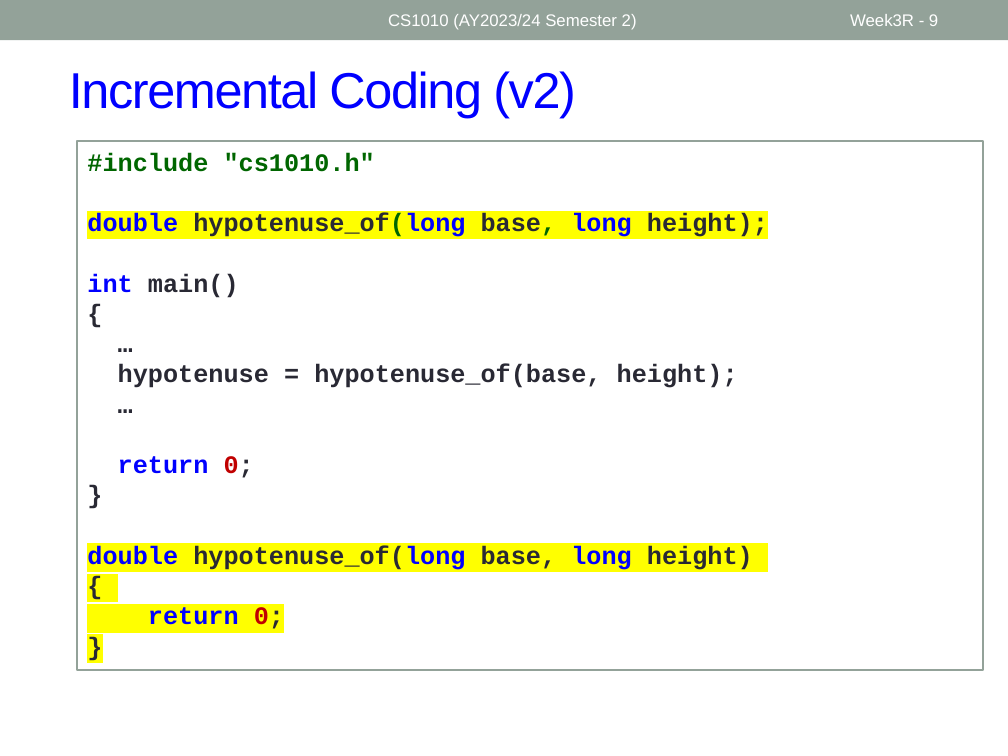
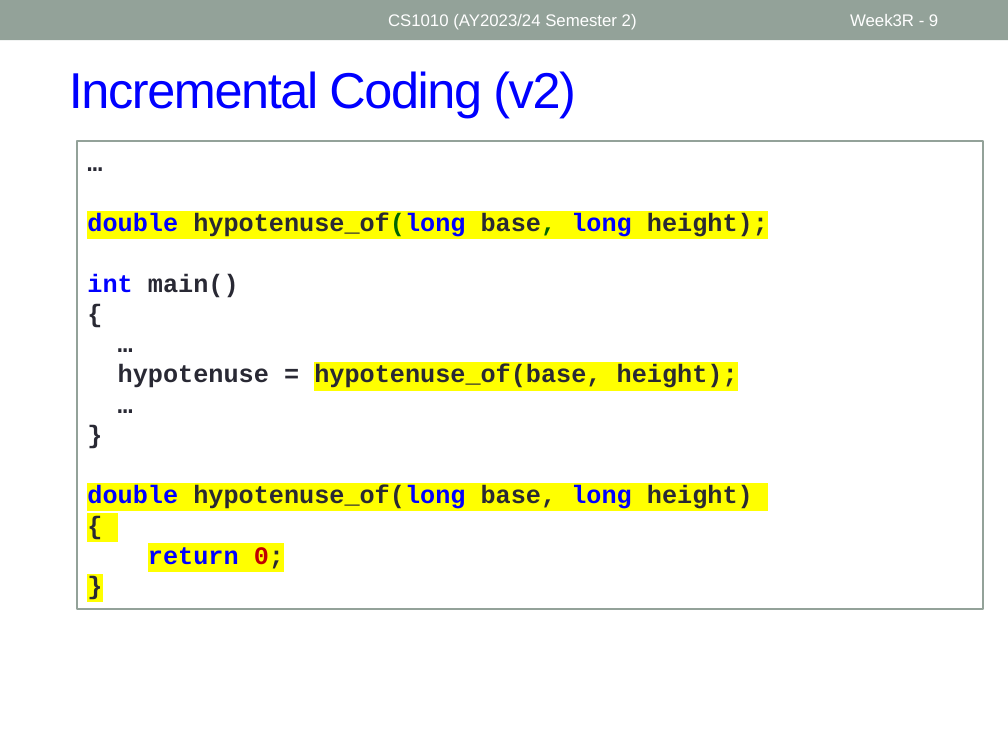
Before and after one commit to nus-cs1010-2425-s2/website, a slide deck: slide 9 of slides/Week3_Recap.pptx. Drawn at 1008x756 pixels with LibreOffice and Linux fonts; fonts in the diff are those of the drawing. Boxes give left, top, right and bottom in pixels: in the first picture for what was removed or moved away, otherwise in the second. Text is boxed around its words. In the diff, an @@ line names an element or a change of style, - is before the commit and + after.

```diff
--- a/slides/Week3_Recap.pptx
+++ b/slides/Week3_Recap.pptx
@@ rectangle "…": place and size @@
-rectangle "…" at bbox=[78, 141, 983, 670]
+rectangle "…" at bbox=[78, 141, 983, 609]
@@ text in rectangle at bbox=[87, 152, 375, 172]: text changed; text colour #006600 to #292934 @@
-#include "cs1010.h"
+…
@@ text in rectangle at bbox=[118, 364, 738, 388]: highlight none to #FFFF00 in "hypotenuse_of(base, height);" @@
@@ text in rectangle at bbox=[118, 456, 254, 478]: paragraph removed @@
-return 0;
```
Also in this commit, not shown: 5 other slides changed, 16 other files.
